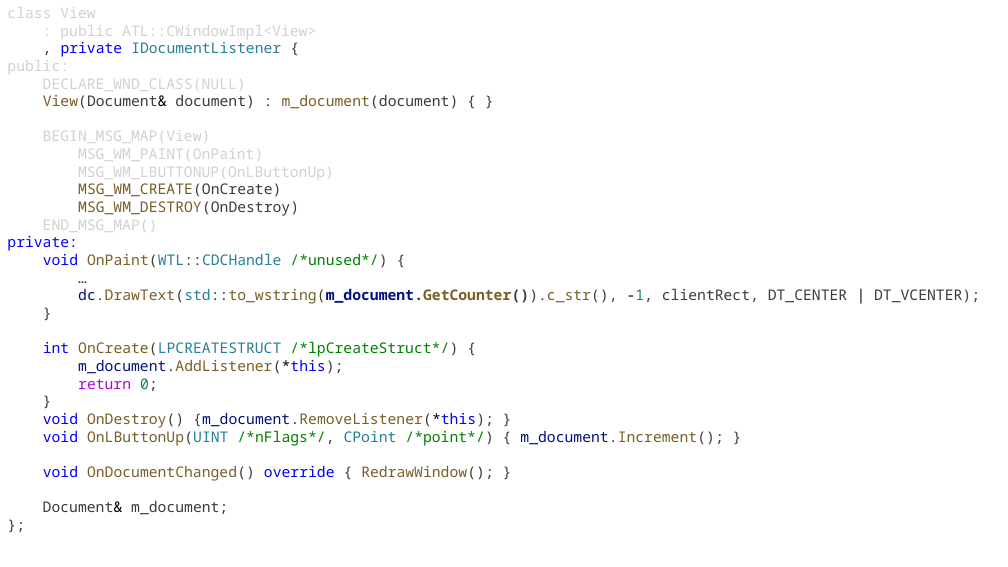
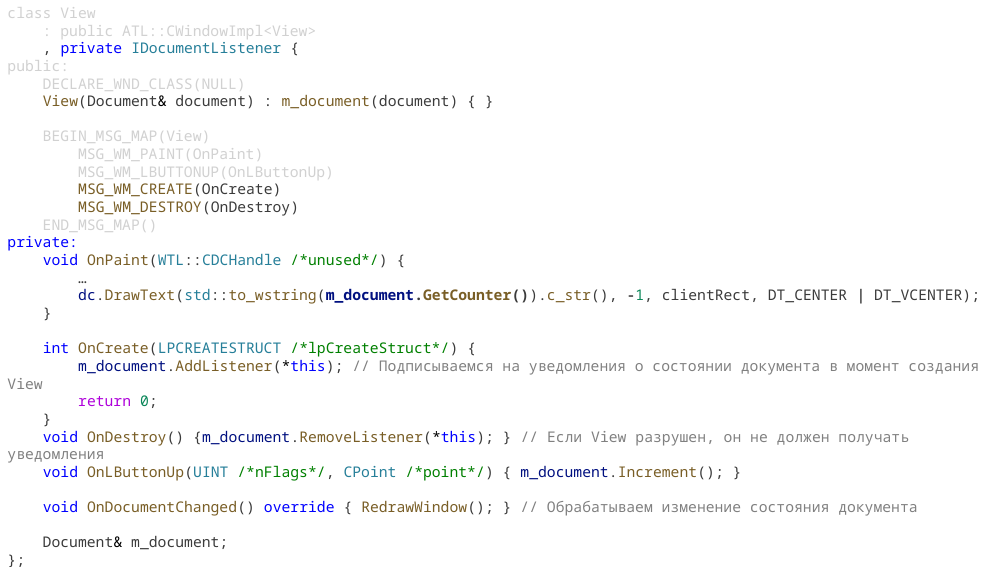
Before and after one commit to alexey-malov/ood, a slide deck: slide 18 of lectures/16.mvxx/mvxx.pptx (slide 14 before the commit). Drawn at 1008x567 pixels with LibreOffice and Linux fonts; fonts in the diff are those of the drawing. Boxes give left, top, right and bottom in pixels: in the first picture for what was removed or moved away, otherwise in the second. Text is boxed around its words. In the diff, an @@ line names an element or a change of style, - is before the commit and + after.

```diff
--- a/lectures/16.mvxx/mvxx.pptx
+++ b/lectures/16.mvxx/mvxx.pptx
@@ text at <box>78,359,979,375</box>: text changed; text colour #795E26 to #808080 @@
-m_document.AddListener(*this);
+m_document.AddListener(*this); // Подписываемся на уведомления о состоянии документа в момент создания View
@@ text at <box>7,430,909,463</box>: text changed; text colour #795E26 to #808080 @@
-void OnDestroy() {m_document.RemoveListener(*this); }
+void OnDestroy() {m_document.RemoveListener(*this); } // Если View разрушен, он не должен получать уведомления
@@ text at <box>43,500,917,516</box>: text changed; text colour #795E26 to #808080 @@
-void OnDocumentChanged() override { RedrawWindow(); }
+void OnDocumentChanged() override { RedrawWindow(); } // Обрабатываем изменение состояния документа
```
Also in this commit, not shown: 4 other slides changed, 5 slides added, 6 other files.
